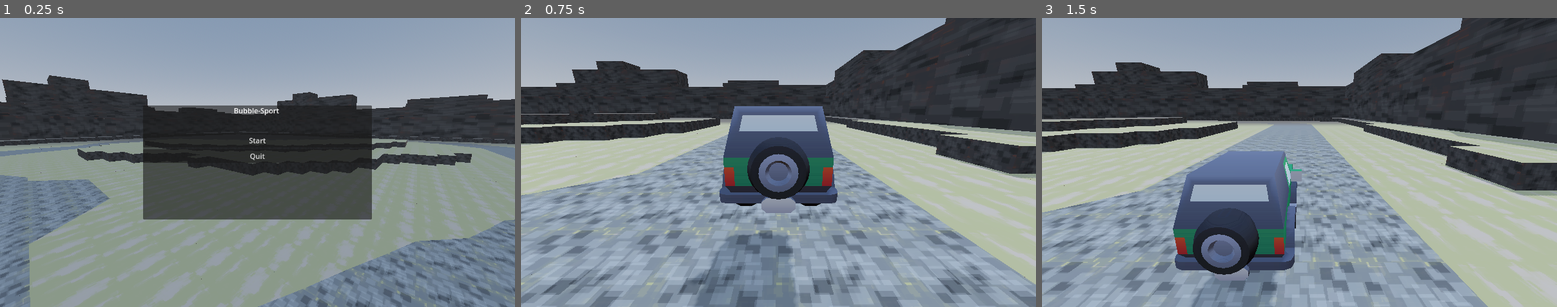
Above: before the commit, frames 1-3 (left to right).
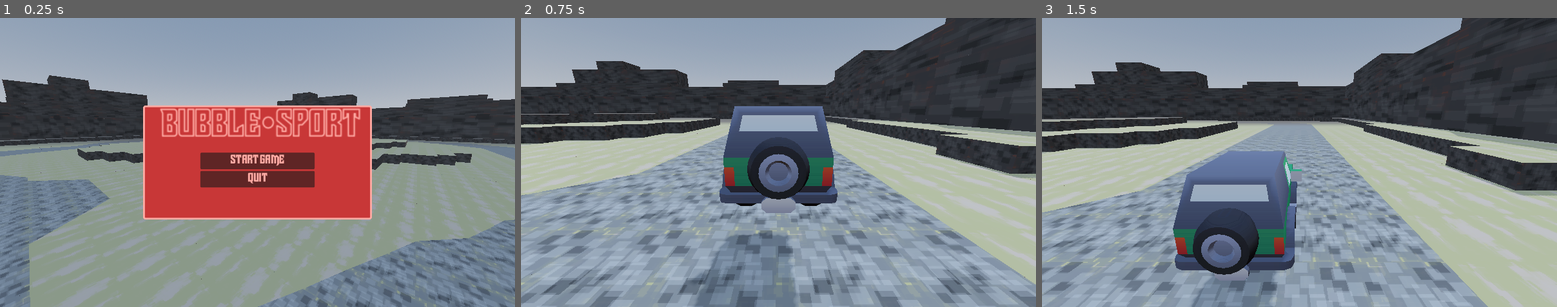
Above: after the commit, the same moments.

Repository: juhanakristian/ggj2025
Game: Godot game, scene res://scenes/main/main.tscn
Two runs of this game, one before a commit and one after it. Both use one fixed random seed, a clock stepped at 60 frames per second and the inputs below.
Inputs (mouse positions are in pixels of both pictures, inside the frame that each line leads up to):
- Up to frame 1 (0.25 s): no input
- Up to frame 2 (0.75 s): click "Start" (after the commit: "Start Game") at 0.5 s
- Up to frame 3 (1.5 s): tap Enter at 1.25 s; move the mouse to (1412, 148) at 1.27 s; hold D (steer_right) from 1.28 s (still down); hold E from 1.28 s (still down); click (1412, 148) at 1.42 s

The runs differ from the first frame. In frame 1, 18% of the frame differs, in the area x 27-73%, y 30-70%; in frame 2, nothing differs; in frame 3, nothing differs.

Commit message:
Update menu with new graphics

Diff:
--- a/scenes/menu/menu.tscn
+++ b/scenes/menu/menu.tscn
@@ -1,8 +1,10 @@
-[gd_scene load_steps=7 format=3 uid="uid://c2mxhf13sx1tg"]
+[gd_scene load_steps=10 format=3 uid="uid://c2mxhf13sx1tg"]
 
 [ext_resource type="Script" path="res://scenes/menu/scripts/menu.gd" id="1_qplbd"]
 [ext_resource type="Resource" uid="uid://bvqok07okh580" path="res://scenes/game/game_data.tres" id="2_yu8lw"]
 [ext_resource type="PackedScene" uid="uid://6knwtjkva56v" path="res://scenes/tracks/main_track/assets/terrain_0_v_0.tscn" id="3_7fn6t"]
+[ext_resource type="Texture2D" uid="uid://58hwhqqxg8tg" path="res://scenes/menu/assets/ui_logo_text.png" id="3_af10x"]
+[ext_resource type="FontFile" uid="uid://dt2eeshqeioa7" path="res://scenes/menu/assets/DBack2.otf" id="4_2yqix"]
 
 [sub_resource type="ProceduralSkyMaterial" id="ProceduralSkyMaterial_wjmkp"]
 sky_horizon_color = Color(0.64625, 0.65575, 0.67075, 1)
@@ -15,6 +17,18 @@
 background_mode = 2
 sky = SubResource("Sky_2j2n2")
 tonemap_mode = 2
+
+[sub_resource type="StyleBoxFlat" id="StyleBoxFlat_51p18"]
+bg_color = Color(0.784314, 0.215686, 0.215686, 1)
+border_width_left = 4
+border_width_top = 4
+border_width_right = 4
+border_width_bottom = 4
+border_color = Color(1, 0.670588, 0.643137, 1)
+corner_radius_top_left = 5
+corner_radius_top_right = 5
+corner_radius_bottom_right = 5
+corner_radius_bottom_left = 5
 
 [node name="Menu" type="Node3D"]
 script = ExtResource("1_qplbd")
@@ -43,6 +57,7 @@
 offset_bottom = 128.0
 grow_horizontal = 2
 grow_vertical = 2
+theme_override_styles/panel = SubResource("StyleBoxFlat_51p18")
 
 [node name="VBoxContainer" type="VBoxContainer" parent="UILayer/Panel"]
 layout_mode = 1
@@ -52,21 +67,36 @@
 grow_horizontal = 2
 grow_vertical = 2
 
-[node name="TittleLabel" type="Label" parent="UILayer/Panel/VBoxContainer"]
+[node name="TextureRect" type="TextureRect" parent="UILayer/Panel/VBoxContainer"]
 layout_mode = 2
-text = "Bubble-Sport "
-horizontal_alignment = 1
+size_flags_stretch_ratio = 0.0
+texture = ExtResource("3_af10x")
+expand_mode = 5
 
-[node name="Spacer" type="Control" parent="UILayer/Panel/VBoxContainer"]
-custom_minimum_size = Vector2(0, 32)
+[node name="MarginContainer" type="MarginContainer" parent="UILayer/Panel/VBoxContainer"]
+layout_mode = 2
+theme_override_constants/margin_left = 128
+theme_override_constants/margin_right = 128
+
+[node name="VBoxContainer" type="VBoxContainer" parent="UILayer/Panel/VBoxContainer/MarginContainer"]
 layout_mode = 2
 
-[node name="StartGameButton" type="Button" parent="UILayer/Panel/VBoxContainer"]
+[node name="StartGameButton" type="Button" parent="UILayer/Panel/VBoxContainer/MarginContainer/VBoxContainer"]
 layout_mode = 2
-text = "Start"
+theme_override_colors/font_hover_color = Color(1, 1, 1, 1)
+theme_override_colors/font_pressed_color = Color(1, 1, 1, 1)
+theme_override_colors/font_color = Color(1, 0.670588, 0.643137, 1)
+theme_override_fonts/font = ExtResource("4_2yqix")
+theme_override_font_sizes/font_size = 28
+text = "Start Game"
 
-[node name="QuitGameButton" type="Button" parent="UILayer/Panel/VBoxContainer"]
+[node name="QuitGameButton" type="Button" parent="UILayer/Panel/VBoxContainer/MarginContainer/VBoxContainer"]
 layout_mode = 2
+theme_override_colors/font_hover_pressed_color = Color(0.886262, 0.886261, 0.886262, 1)
+theme_override_colors/font_hover_color = Color(1, 1, 1, 1)
+theme_override_colors/font_color = Color(1, 0.670588, 0.643137, 1)
+theme_override_fonts/font = ExtResource("4_2yqix")
+theme_override_font_sizes/font_size = 28
 text = "Quit"
 
 [node name="Camera3D" type="Camera3D" parent="."]
@@ -75,5 +105,5 @@
 [node name="terrain_0_v0" parent="." instance=ExtResource("3_7fn6t")]
 transform = Transform3D(1, 0, 0, 0, 1, 0, 0, 0, 1, -38.6268, -8.57155, 46.5844)
 
-[connection signal="pressed" from="UILayer/Panel/VBoxContainer/StartGameButton" to="." method="_on_start_game_button_pressed"]
-[connection signal="pressed" from="UILayer/Panel/VBoxContainer/QuitGameButton" to="." method="_on_quit_game_button_pressed"]
+[connection signal="pressed" from="UILayer/Panel/VBoxContainer/MarginContainer/VBoxContainer/StartGameButton" to="." method="_on_start_game_button_pressed"]
+[connection signal="pressed" from="UILayer/Panel/VBoxContainer/MarginContainer/VBoxContainer/QuitGameButton" to="." method="_on_quit_game_button_pressed"]
Binary file added: scenes/menu/assets/DBack2.otf
Not shown, added: scenes/menu/assets/DBack2.otf.import
Binary file added: scenes/menu/assets/ui_logo_text.png
Not shown, added: scenes/menu/assets/ui_logo_text.png.import
Binary file added: scenes/menu/assets/ui_patch.png
Not shown, added: scenes/menu/assets/ui_patch.png.import
Binary file added: scenes/menu/assets/ui_ubub.png
Not shown, added: scenes/menu/assets/ui_ubub.png.import
